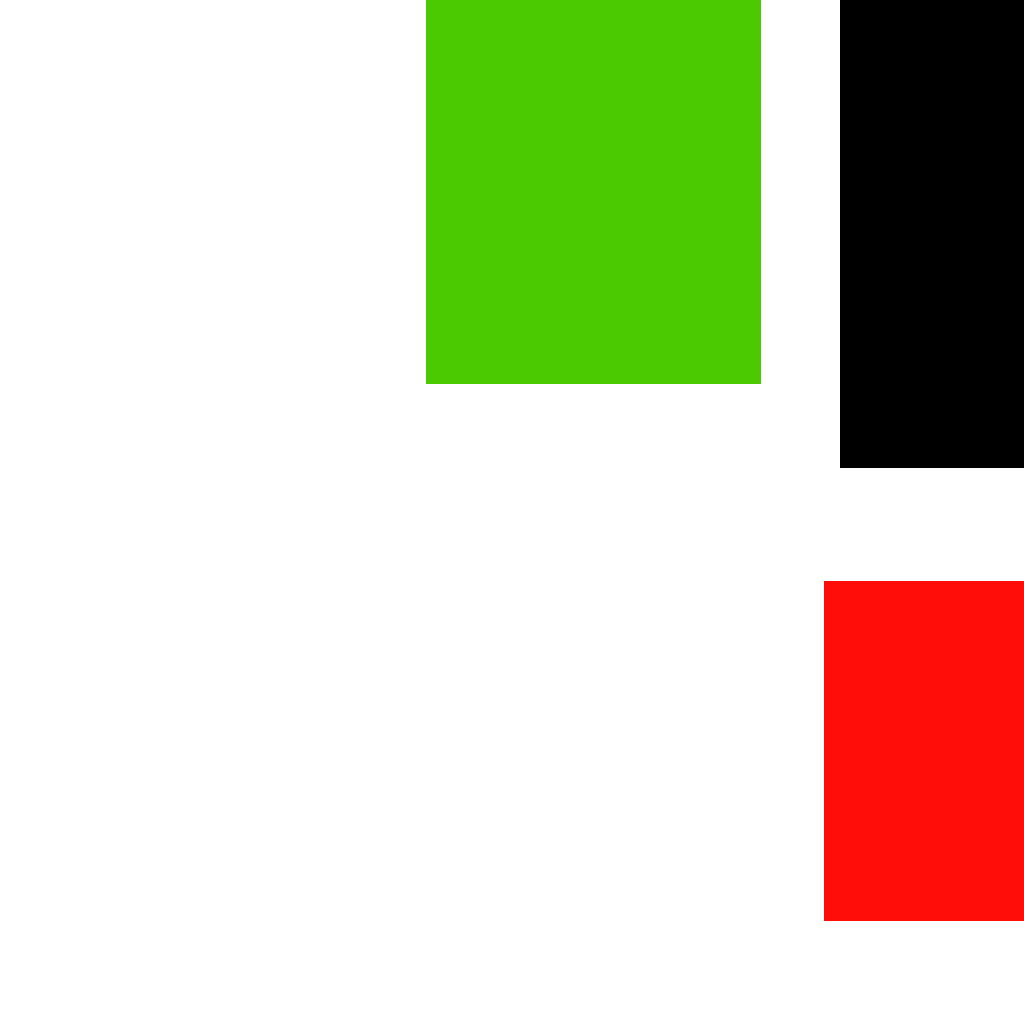
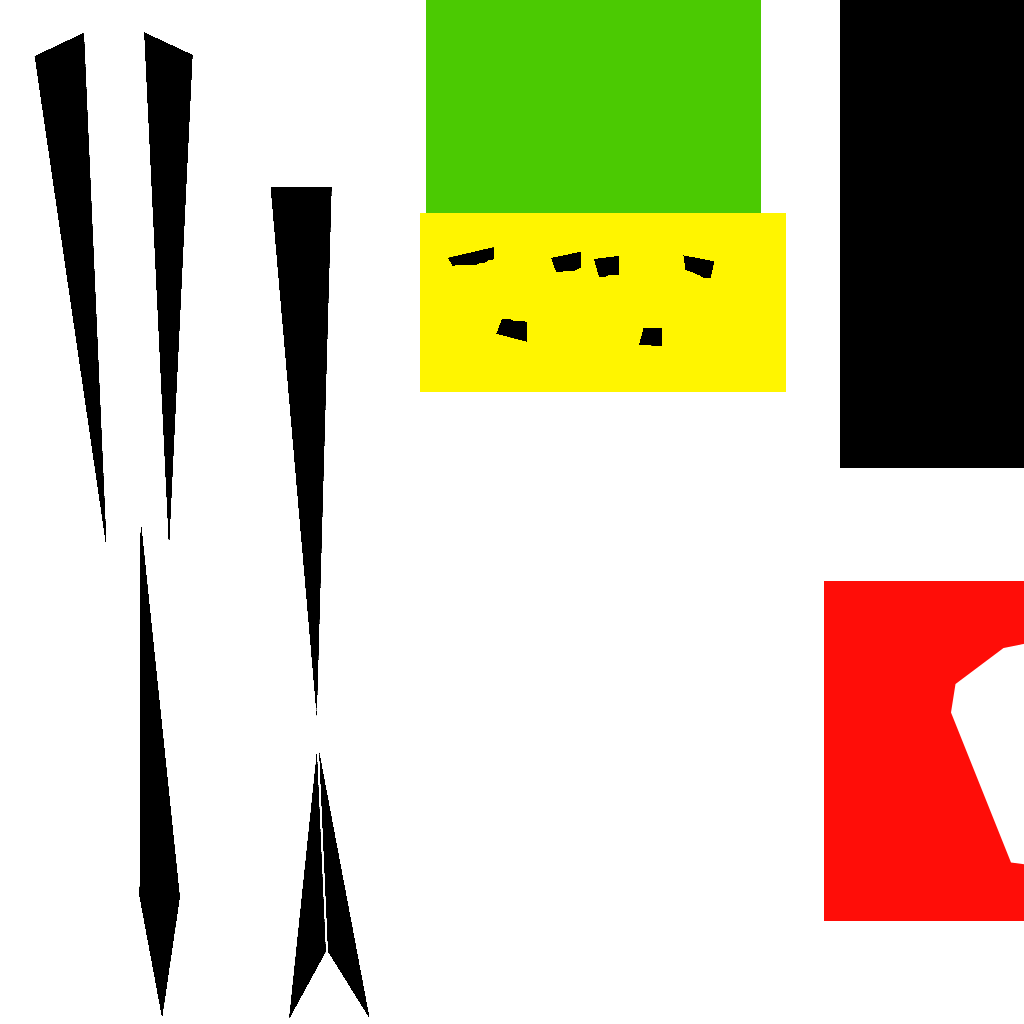
Two versions of the same layered image (1024 × 1024). Layer-by-layer changes:
added layer "Warstwa #1" above "kopia: wizard.png" over [34, 32, 714, 1018]
hid "kopia: wizard.png", moved it above "Warstwa" over [34, 32, 1019, 1018]
painted on "Warstwa" over [420, 213, 1024, 865]
